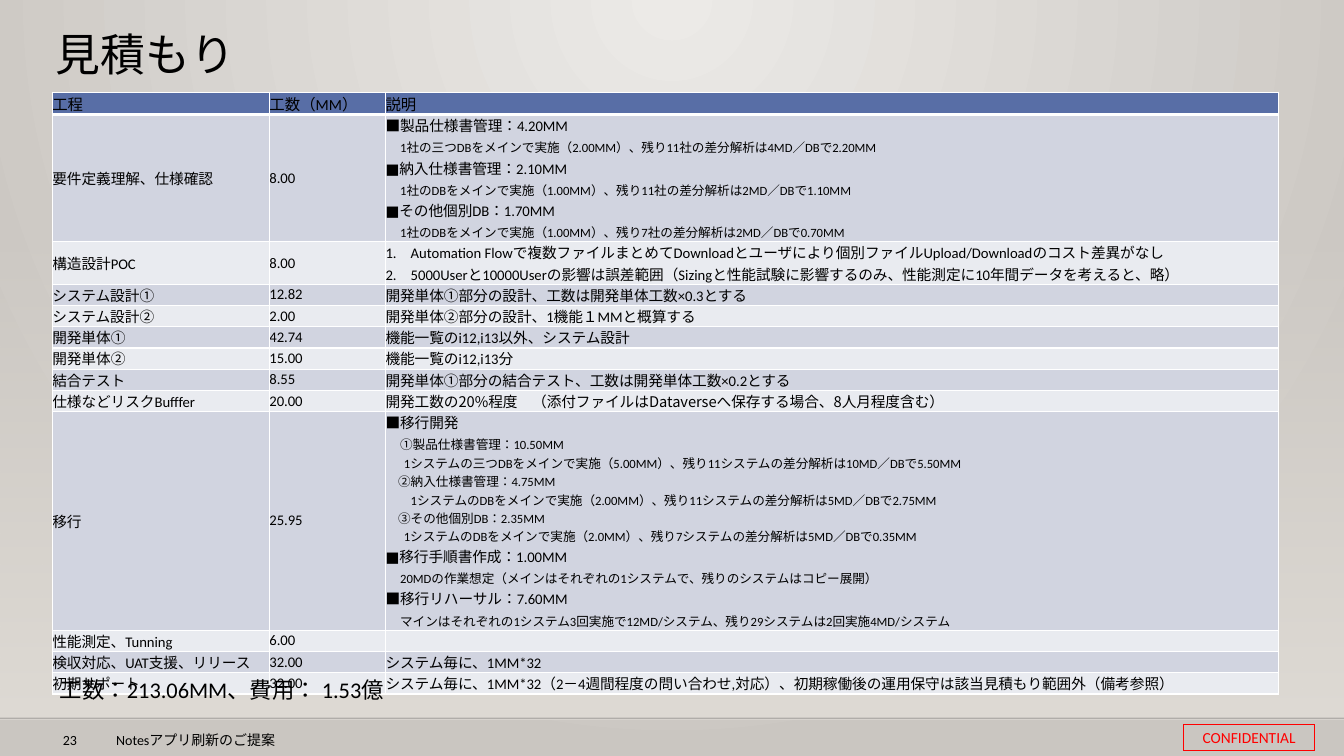
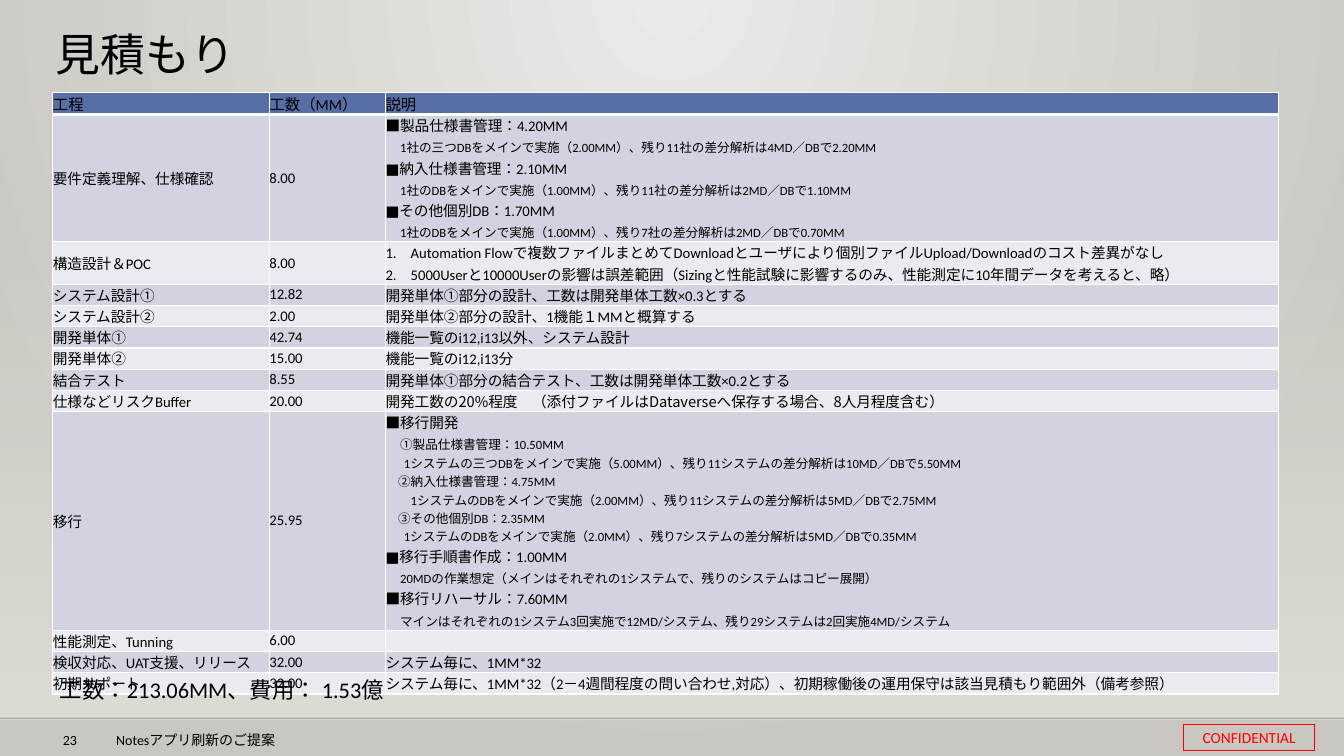
Before and after one commit to 0494938/Notes--CMS-Online, a slide deck: slide 23 of Notesアプリ刷新プロジェクト提案見積もり.pptx. Drawn at 1344x756 pixels with LibreOffice and Linux fonts; fonts in the diff are those of the drawing; background and template pictures are left out. Boxes give left, top, right and bottom in pixels: in the first picture for what was removed or moved away, otherwise in the second. Text is boxed around its words. In the diff, an @@ line names an element or a change of style, - is before the commit and + after.

```diff
--- a/Notesアプリ刷新プロジェクト提案見積もり.pptx
+++ b/Notesアプリ刷新プロジェクト提案見積もり.pptx
@@ table at (x1=52, y1=92, x2=1278, y2=698) @@
-row 3, column 1: 構造設計POC
+row 3, column 1: 構造設計＆POC
-row 9, column 1: 仕様などリスクBufffer
+row 9, column 1: 仕様などリスクBuffer
```
Also in this commit, not shown: 6 other slides changed, 1 other file.
